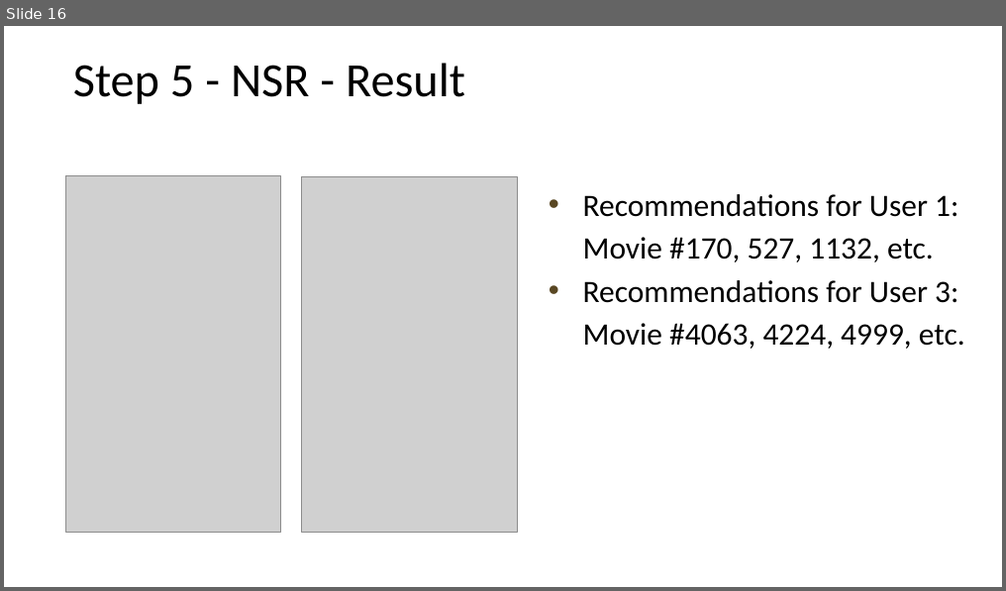
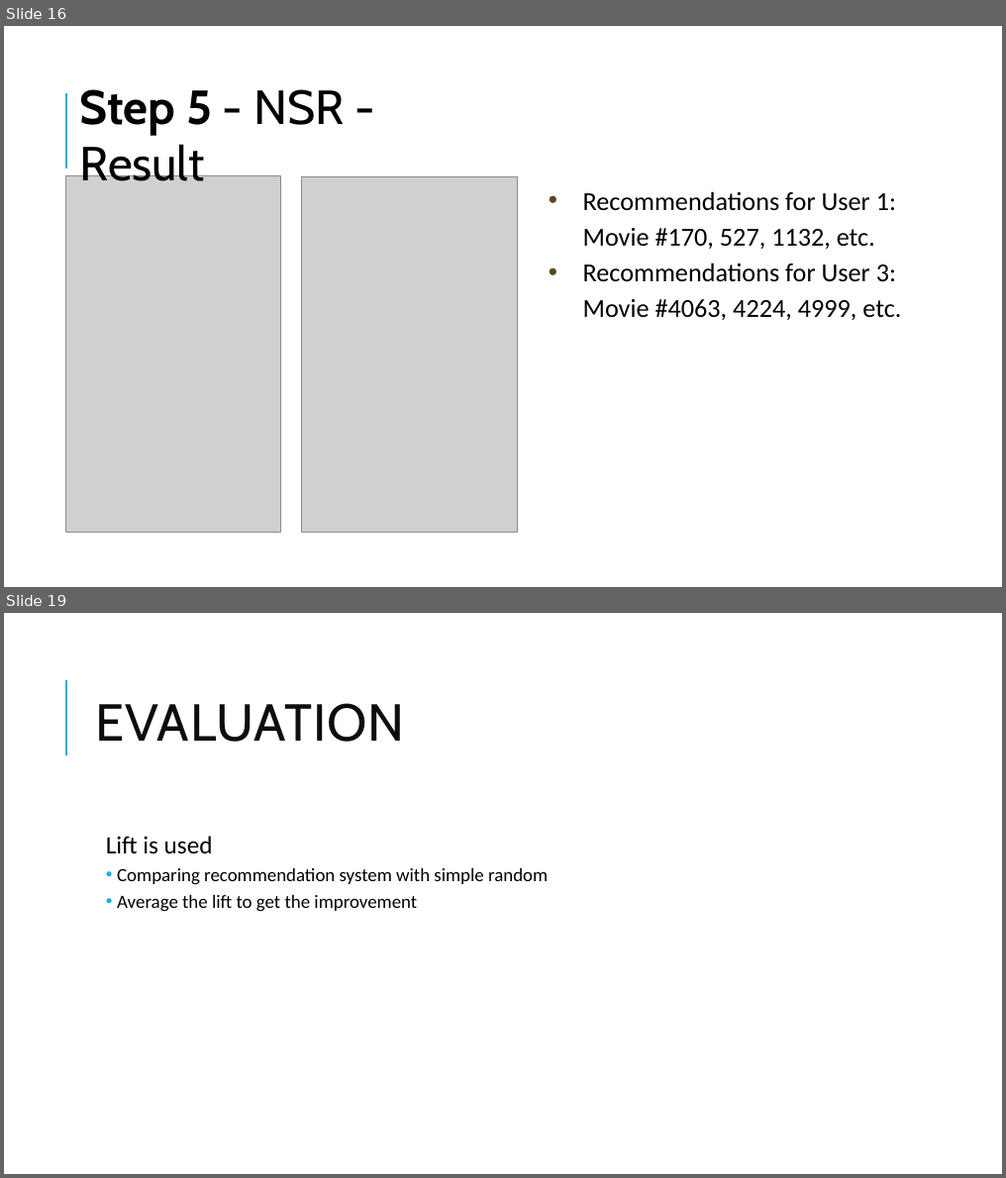
Before and after one commit to 96ian/py, a slide deck: gp/anime_recom.pptx. Shown one above the other, each under a label of ours: slide 16 before the commit, slides 16 and 19 after it; the slides between them are not shown. The pictures are 1006x591 and 1006x1178 pixels, drawn with LibreOffice and Linux fonts; fonts in the diff are those of the drawing; grey boxes stand for pictures. Boxes give left, top, right and bottom in pixels: in the first picture for what was removed or moved away, otherwise in the second. Text is boxed around its words. In the diff, an @@ line names an element or a change of style, - is before the commit and + after.

```diff
--- a/gp/anime_recom.pptx
+++ b/gp/anime_recom.pptx
@@ slide 19 added at bbox=[4, 613, 1002, 1174], background #FFFFFF; not listed: 1 template element that a slide beside it also shows @@
@@ title added at bbox=[95, 703, 405, 742], 50 pt, text #0D0D0D @@
+EVALUATION
@@ text added at bbox=[106, 836, 548, 912], 18 pt, text #000000 @@
+  Lift is used
+  • Comparing recommendation system with simple random
+  • Average the lift to get the improvement
@@ slide 16 changed as well @@
@@ text "Step 5 - NSR - ...": place and size @@
-text "Step 5 - NSR - ..." at bbox=[73, 63, 465, 104]
+text "Step 5 - NSR - ..." at bbox=[80, 89, 344, 181]
@@ text "Step 5 - NSR - ..." at bbox=[80, 89, 344, 181]: font Calibri to Cabin; bold on in "Step 5" @@
@@ line added from (66, 169) to (66, 93), #1CADE4 1.5 pt @@
@@ text "Recommendations for User 1: Movie ..." at bbox=[583, 191, 901, 320]: size 30 to 25 pt @@
```
Also in this commit, not shown: 16 other slides changed, 6 other slides added.
